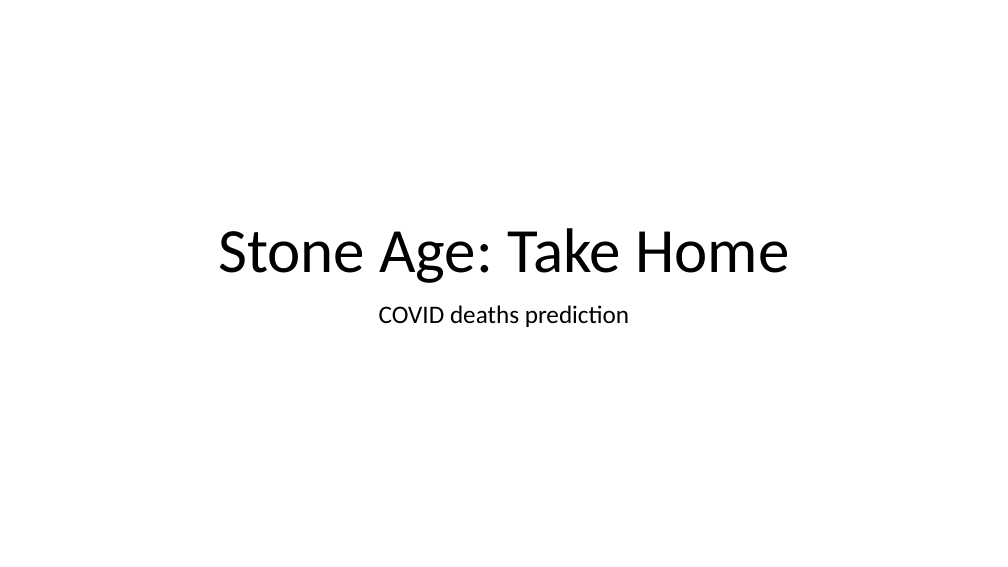
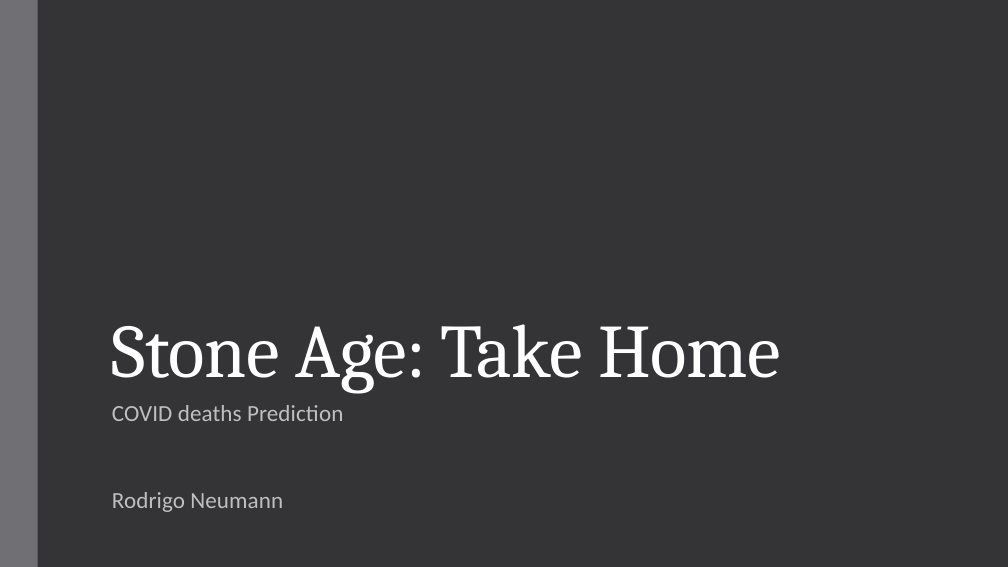
Before and after one commit to rodrigo-neumann/Stone-Age-Covid-project, a slide deck: slide 1 of Stone Age_apresentação.pptx. Drawn at 1008x567 pixels with LibreOffice and Linux fonts; fonts in the diff are those of the drawing. Boxes give left, top, right and bottom in pixels: in the first picture for what was removed or moved away, otherwise in the second. Text is boxed around its words. In the diff, an @@ line names an element or a change of style, - is before the commit and + after.

```diff
--- a/Stone Age_apresentação.pptx
+++ b/Stone Age_apresentação.pptx
@@ background #FFFFFF to #353537 @@
@@ rectangle added at (x1=0, y1=0, x2=38, y2=567), fill #6F6F74 @@
@@ title "Stone Age: Take Home" moved from (x1=218, y1=228, x2=789, y2=283) to (x1=112, y1=324, x2=780, y2=393) @@
@@ title "Stone Age: Take Home" at (x1=112, y1=324, x2=780, y2=393): size 60 to 72 pt, font Calibri to Cambria, text colour #000000 to #FFFFFF, letter spacing 0 to -0.5 pt; alignment centre to left; line spacing 0.9 to 0.85 @@
@@ subtitle at (x1=112, y1=405, x2=343, y2=512): text changed; size 24 to 22 pt; text colour #000000 to #BFBFBF @@
-COVID deaths prediction
+COVID deaths Prediction
+Rodrigo Neumann
```
Also in this commit, not shown: 17 other slides changed, 1 slide added, 1 slide removed.
